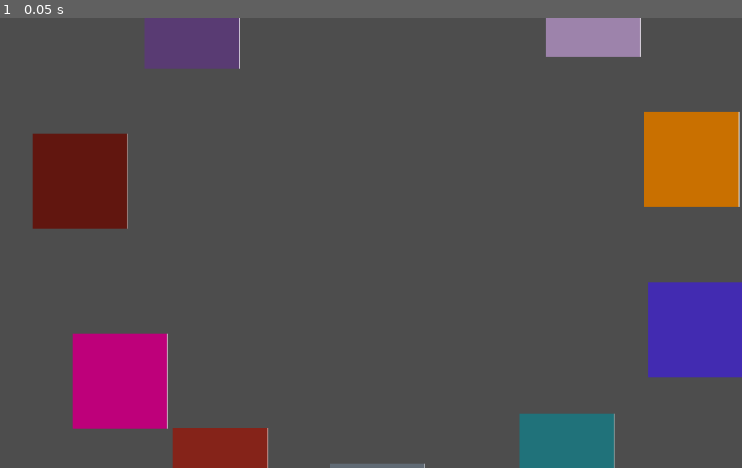
Above: before the commit, frame 1.
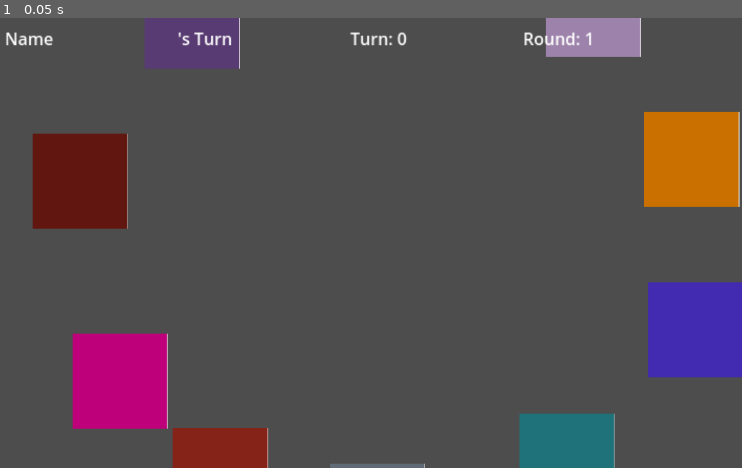
Above: after the commit, the same moment.

Repository: Loupine/multiplayer-board-game
Game: Godot game, scene res://game/game.tscn
The game is run twice, just before and just after one commit, with the same random seed, the same clock (stepped at 60 frames per second) and the same inputs. This scene is started directly instead of the project's main scene.
Inputs:
- Up to frame 1 (0.05 s): no input

The runs differ from the first frame. In frame 1, 0.5% of the frame differs, in the area x 0-80%, y 3-7%.

Commit message:
Add GameUI with game and turn information

Diff:
--- a/project/game/game.gd
+++ b/project/game/game.gd
@@ -4,12 +4,14 @@
 
 var current_player_node
 var round_number := 1
+var turn_number := 0
 var actions: Node
 
 
 func _ready():
 	Lobby.player_loaded.rpc_id(1)
 	actions = Actions.new(get_tree(), multiplayer.get_unique_id(), TOTAL_BOARD_POSITIONS, $BoardPositions)
+	%LocalPlayerName.text = Lobby.player_info["name"]
 
 
 func _physics_process(_delta: float):
@@ -62,9 +64,14 @@
 func _start_player_turn(player_id: int, actions_taken: Array)->void:
 	_find_player_node(player_id)
 	if multiplayer.get_unique_id() == player_id:
+		turn_number += 1
+		%CurrentPlayerName.text = "%s's turn" % %LocalPlayerName.text
+		%TurnNumber.text = "Turn: " + str(turn_number)
 		current_player_node.call("show_controls", actions_taken)
 	else:
-		print("%s's turn started." % Lobby.players.get(player_id)["name"])
+		var player_name :String= Lobby.players.get(player_id)["name"]
+		%CurrentPlayerName.text = "%s's turn" % player_name
+		print("%s's turn started." % player_name)
 
 
 func _find_player_node(player_id: int)->void:
@@ -106,6 +113,7 @@
 @rpc("authority", "call_local", "reliable")
 func _round_finished()->void:
 	round_number += 1
+	%RoundNumber.text = "Round: " + str(round_number)
 
 
 # The server determines when the game finishes and rpc's the clients. Currently
--- a/project/game/game.tscn
+++ b/project/game/game.tscn
@@ -168,3 +168,68 @@
 zoom = Vector2(1.675, 1.675)
 position_smoothing_enabled = true
 position_smoothing_speed = 15.0
+
+[node name="GameUI" type="Control" parent="Camera2D"]
+custom_minimum_size = Vector2(765, 50)
+layout_mode = 3
+anchors_preset = 15
+anchor_right = 1.0
+anchor_bottom = 1.0
+offset_left = -382.5
+offset_top = -215.365
+offset_right = 382.5
+offset_bottom = -165.365
+grow_horizontal = 2
+grow_vertical = 2
+size_flags_horizontal = 3
+size_flags_vertical = 3
+mouse_filter = 1
+metadata/_edit_lock_ = true
+
+[node name="HBoxContainer" type="HBoxContainer" parent="Camera2D/GameUI"]
+layout_mode = 1
+anchors_preset = 5
+anchor_left = 0.5
+anchor_right = 0.5
+offset_left = -382.0
+offset_right = 382.0
+offset_bottom = 40.0
+grow_horizontal = 2
+theme_override_constants/separation = 15
+alignment = 1
+
+[node name="HBoxContainer" type="HBoxContainer" parent="Camera2D/GameUI/HBoxContainer"]
+custom_minimum_size = Vector2(150, 0)
+layout_mode = 2
+
+[node name="LocalPlayerName" type="Label" parent="Camera2D/GameUI/HBoxContainer/HBoxContainer"]
+unique_name_in_owner = true
+layout_mode = 2
+text = "PlayerName"
+
+[node name="HBoxContainer2" type="HBoxContainer" parent="Camera2D/GameUI/HBoxContainer"]
+custom_minimum_size = Vector2(150, 0)
+layout_mode = 2
+
+[node name="CurrentPlayerName" type="Label" parent="Camera2D/GameUI/HBoxContainer/HBoxContainer2"]
+unique_name_in_owner = true
+layout_mode = 2
+text = "'s Turn"
+
+[node name="HBoxContainer3" type="HBoxContainer" parent="Camera2D/GameUI/HBoxContainer"]
+custom_minimum_size = Vector2(150, 0)
+layout_mode = 2
+
+[node name="TurnNumber" type="Label" parent="Camera2D/GameUI/HBoxContainer/HBoxContainer3"]
+unique_name_in_owner = true
+layout_mode = 2
+text = "Turn: 0"
+
+[node name="HBoxContainer4" type="HBoxContainer" parent="Camera2D/GameUI/HBoxContainer"]
+custom_minimum_size = Vector2(150, 0)
+layout_mode = 2
+
+[node name="RoundNumber" type="Label" parent="Camera2D/GameUI/HBoxContainer/HBoxContainer4"]
+unique_name_in_owner = true
+layout_mode = 2
+text = "Round: 1"
